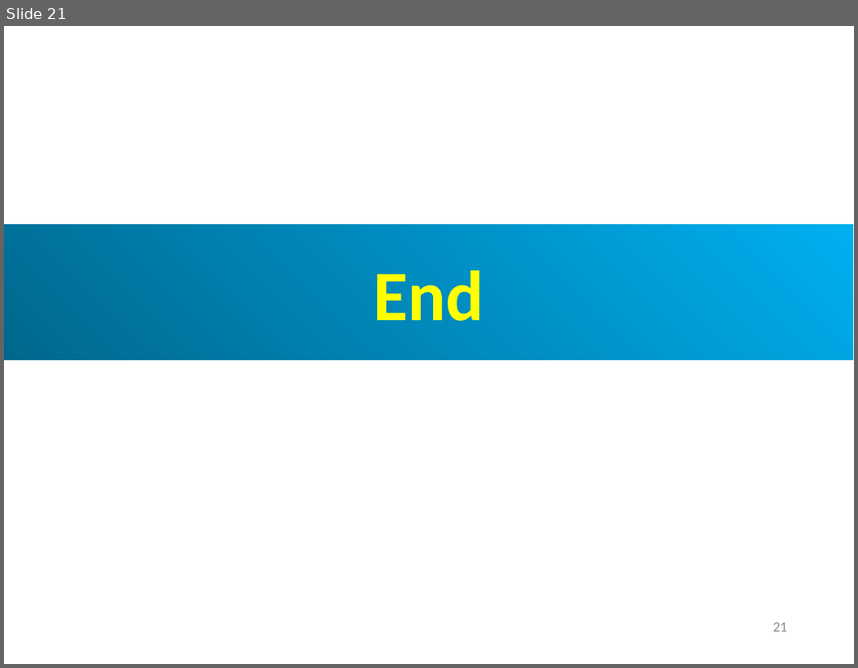
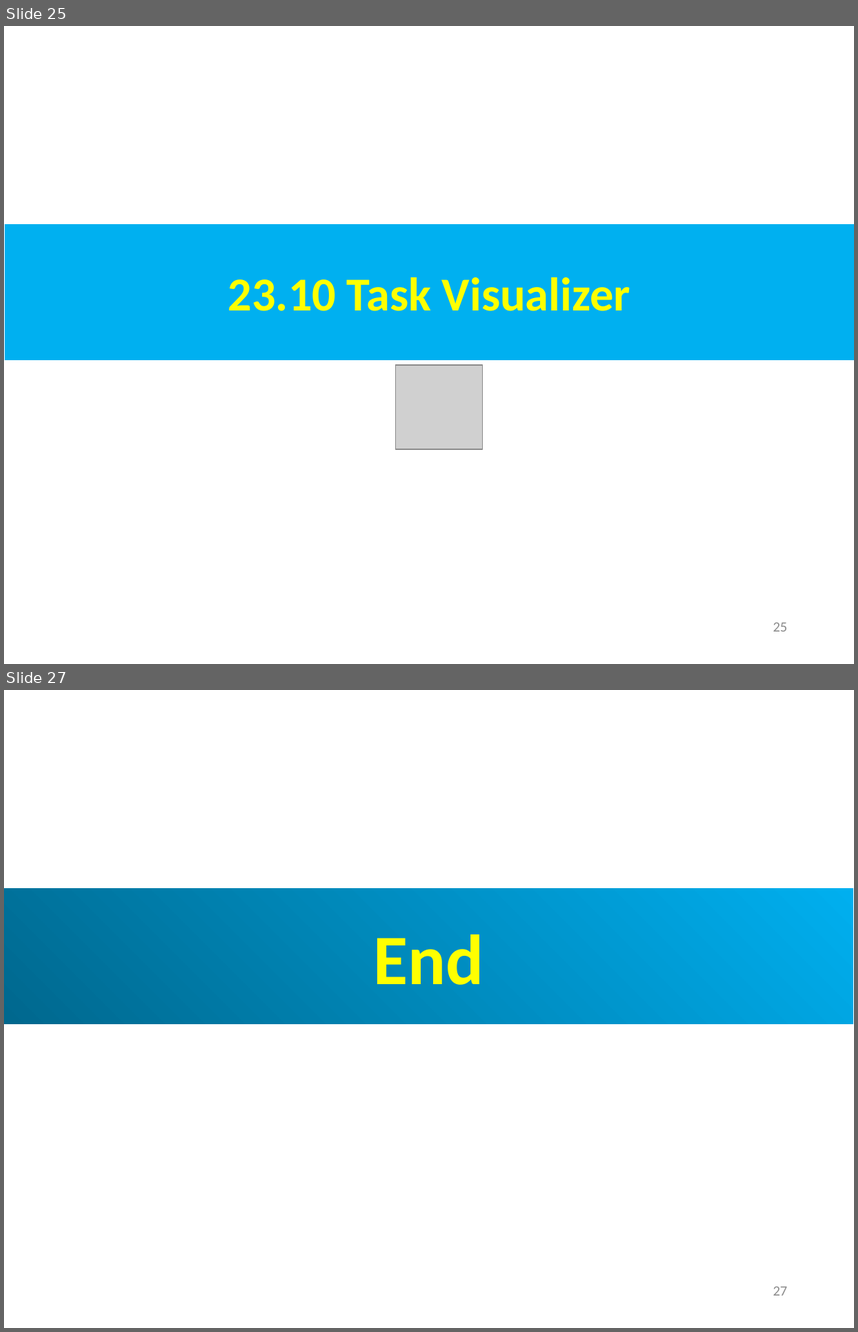
Before and after one commit to peterhchen/AIU_CS800_Chisel, a slide deck: 500_UCSC_HWD/023_Taskflow/000_Video/023.Taskflow.ppt. Shown one above the other, each under a label of ours: slide 21 before the commit, slides 25 and 27 after it; the slides between them are not shown. The pictures are 858x668 and 858x1332 pixels, drawn with LibreOffice and Linux fonts; fonts in the diff are those of the drawing; grey boxes stand for pictures. Boxes give left, top, right and bottom in pixels: in the first picture for what was removed or moved away, otherwise in the second. Text is boxed around its words. In the diff, an @@ line names an element or a change of style, - is before the commit and + after.

```diff
--- a/500_UCSC_HWD/023_Taskflow/000_Video/023.Taskflow.ppt
+++ b/500_UCSC_HWD/023_Taskflow/000_Video/023.Taskflow.ppt
@@ slide 25 added at (4, 26, 854, 664), background #FFFFFF @@
@@ rectangle added at (5, 224, 854, 360), fill #00B0F0, 40 pt, text #FFFF00, bold @@
+23.10 Task Visualizer
@@ picture added at (396, 365, 483, 450) @@
@@ page number added at (773, 622, 788, 631), 12 pt, text #8B8B8B @@
+25
@@ what was slide 21 is now slide 27 @@
@@ page number at (773, 1286, 788, 1295): text changed @@
-21
+27
```
Also in this commit, not shown: 2 slides changed, 5 other slides added.
